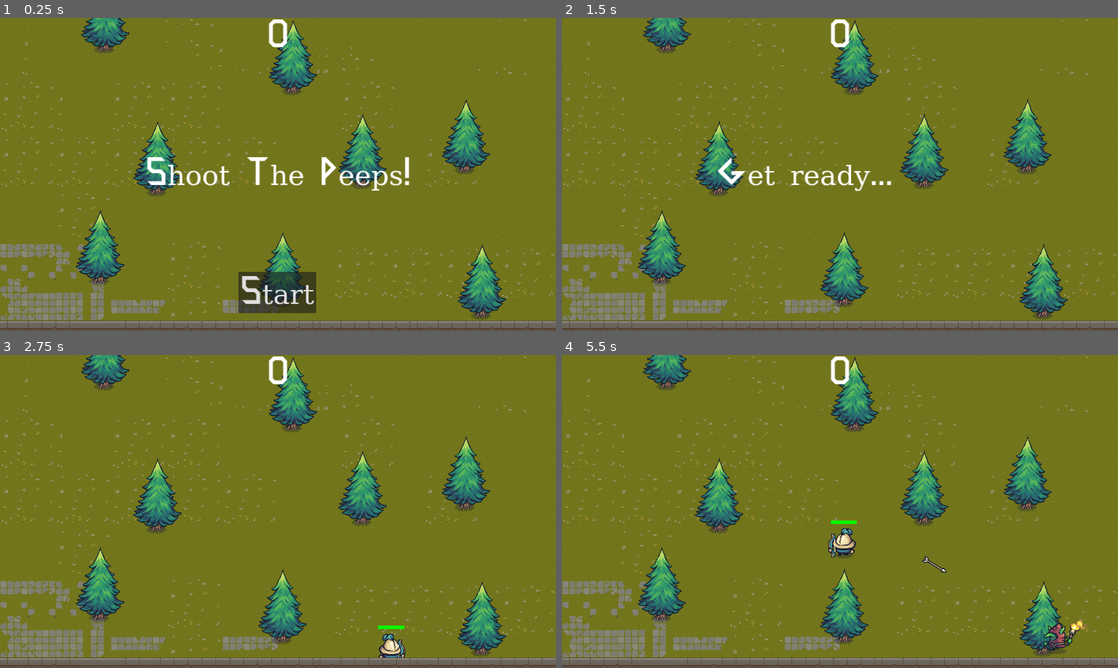
Above: before the commit, frames 1-4 (two rows, left to right).
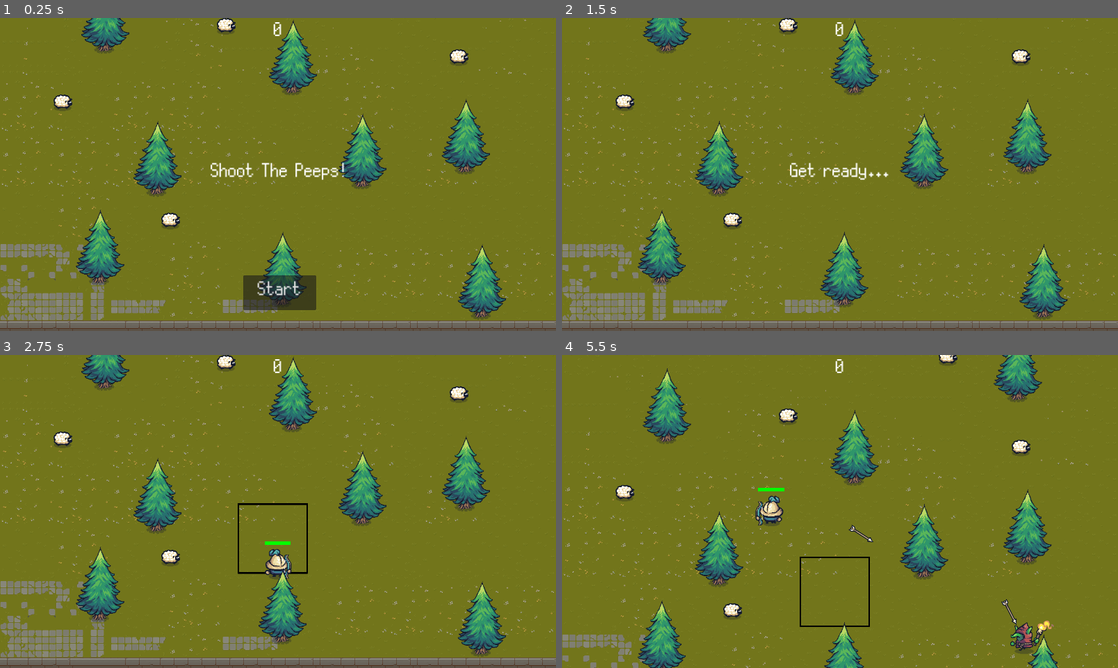
Above: after the commit, the same moments.

Repository: jchendo/Shoot-The-Peeps
Game: Godot game, scene res://scenes/main.tscn
Two runs of this game, one before a commit and one after it. Both use one fixed random seed, a clock stepped at 60 frames per second and the inputs below.
Inputs:
- Up to frame 1 (0.25 s): no input
- Up to frame 2 (1.5 s): click "Start" at 0.5 s; hold D (move_right) from 1.28 s (still down); tap Space (shoot) at 1.35 s
- Up to frame 3 (2.75 s): release D (move_right) at 2.03 s; hold S (move_down) from 2.03 s (still down); tap Space (shoot) at 2.1 s
- Up to frame 4 (5.5 s): release S (move_down) at 2.78 s; hold D (move_right) 2.78-3.53 s; tap Space (shoot) every 0.75 s from 2.85 to 5.1 s; hold W (move_up) 3.53-4.28 s; hold A (move_left) from 4.28 s (still down)

The runs differ from the first frame. In frame 1, 3.2% of the frame differs, in the area x 9-85%, y 0-95%; in frame 2, 1.7%; in frame 3, 1.8%; in frame 4, 24%, in the area x 0-100%, y 0-100%.

Commit message:
final

Diff:
--- a/barrel.tscn
+++ /dev/null
@@ -1,3 +0,0 @@
-[gd_scene format=3 uid="uid://db8h8as7peobw"]
-
-[node name="Barrel" type="RigidBody2D"]
--- a/project.godot
+++ b/project.godot
@@ -57,3 +57,4 @@
 
 renderer/rendering_method="gl_compatibility"
 renderer/rendering_method.mobile="gl_compatibility"
+textures/vram_compression/import_etc2_astc=true
--- a/scenes/goblin.tscn
+++ b/scenes/goblin.tscn
@@ -1,8 +1,13 @@
-[gd_scene load_steps=25 format=3 uid="uid://kd876yvv7ru4"]
+[gd_scene load_steps=26 format=3 uid="uid://kd876yvv7ru4"]
 
 [ext_resource type="Texture2D" uid="uid://dk55fwcplv0ds" path="res://assets/Factions/Goblins/Troops/Torch/Red/Torch_Red.png" id="1_fg2jn"]
 [ext_resource type="Script" path="res://scripts/goblin.gd" id="1_h3pm8"]
 [ext_resource type="Texture2D" uid="uid://dct01tyv6jmph" path="res://assets/Effects/Fire/Fire.png" id="3_v71q2"]
+[ext_resource type="AudioStream" uid="uid://ep6krgv6pcuf" path="res://assets/Music/Goblin Scream.wav" id="4_uc3m2"]
+
+[sub_resource type="CapsuleShape2D" id="CapsuleShape2D_vf5sn"]
+radius = 19.0
+height = 54.0
 
 [sub_resource type="AtlasTexture" id="AtlasTexture_gxqoi"]
 atlas = ExtResource("3_v71q2")
@@ -155,29 +160,27 @@
 "speed": 12.0
 }]
 
-[sub_resource type="CapsuleShape2D" id="CapsuleShape2D_vf5sn"]
-radius = 19.0
-height = 54.0
-
 [node name="Goblin" type="CharacterBody2D" groups=["mobs"]]
-disable_mode = 1
 collision_layer = 4
-collision_mask = 11
+collision_mask = 3
 motion_mode = 1
 slide_on_ceiling = false
-safe_margin = 0.001
 script = ExtResource("1_h3pm8")
 metadata/_edit_group_ = true
+
+[node name="CollisionShape2D" type="CollisionShape2D" parent="."]
+shape = SubResource("CapsuleShape2D_vf5sn")
+
+[node name="HitTimer" type="Timer" parent="."]
+
+[node name="Death" type="AudioStreamPlayer" parent="."]
+stream = ExtResource("4_uc3m2")
+volume_db = -22.687
+pitch_scale = 0.77
 
 [node name="AnimatedSprite2D" type="AnimatedSprite2D" parent="."]
 sprite_frames = SubResource("SpriteFrames_xdwv5")
 animation = &"hit1"
 
-[node name="CollisionShape2D" type="CollisionShape2D" parent="."]
-shape = SubResource("CapsuleShape2D_vf5sn")
-
-[node name="HitTimer" type="Timer" parent="."]
-wait_time = 0.501
-
+[connection signal="timeout" from="HitTimer" to="." method="_on_hit_timer_timeout"]
 [connection signal="animation_finished" from="AnimatedSprite2D" to="." method="_on_death_animation_finished"]
-[connection signal="timeout" from="HitTimer" to="." method="_on_hit_timer_timeout"]
--- a/scenes/hud.tscn
+++ b/scenes/hud.tscn
@@ -1,7 +1,7 @@
 [gd_scene load_steps=3 format=3 uid="uid://b3ck6xkkw5o1m"]
 
 [ext_resource type="Script" path="res://scripts/hud.gd" id="1_2uu2u"]
-[ext_resource type="FontFile" uid="uid://b07tsgx7t6s5b" path="res://assets/UI/Font/FN OCTAHEDRON v1.0.otf" id="2_quj1n"]
+[ext_resource type="FontFile" uid="uid://j5df48j5neod" path="res://assets/UI/Font/Silver.ttf" id="2_beii7"]
 
 [node name="HUD" type="CanvasLayer"]
 script = ExtResource("1_2uu2u")
@@ -10,31 +10,28 @@
 anchors_preset = 5
 anchor_left = 0.5
 anchor_right = 0.5
-offset_left = -25.0
-offset_right = 25.0
-offset_bottom = 77.0
+offset_left = -10.0
+offset_right = 10.0
+offset_bottom = 72.0
 grow_horizontal = 2
 size_flags_horizontal = 4
-theme_override_fonts/font = ExtResource("2_quj1n")
+theme_override_fonts/font = ExtResource("2_beii7")
 theme_override_font_sizes/font_size = 64
 text = "0"
 
 [node name="Title" type="Label" parent="."]
-anchors_preset = 8
-anchor_left = 0.5
-anchor_top = 0.5
-anchor_right = 0.5
-anchor_bottom = 0.5
-offset_left = -286.5
-offset_top = -43.5
-offset_right = 286.5
-offset_bottom = 43.5
+anchors_preset = -1
+anchor_left = 0.378906
+anchor_top = 0.45
+anchor_right = 0.621094
+anchor_bottom = 0.55
 grow_horizontal = 2
 grow_vertical = 2
 size_flags_horizontal = 6
-theme_override_fonts/font = ExtResource("2_quj1n")
+theme_override_fonts/font = ExtResource("2_beii7")
 theme_override_font_sizes/font_size = 64
 text = "Shoot The Peeps!"
+horizontal_alignment = 1
 metadata/_edit_use_anchors_ = true
 
 [node name="StartButton" type="Button" parent="."]
@@ -44,16 +41,17 @@
 anchor_right = 0.5
 anchor_bottom = 1.0
 offset_left = -80.0
-offset_top = -136.0
-offset_right = 76.0
-offset_bottom = -41.0
+offset_top = -128.0
+offset_right = 88.0
+offset_bottom = -48.0
 grow_horizontal = 2
 grow_vertical = 0
 size_flags_horizontal = 4
 size_flags_vertical = 4
-theme_override_fonts/font = ExtResource("2_quj1n")
+theme_override_fonts/font = ExtResource("2_beii7")
 theme_override_font_sizes/font_size = 64
 text = "Start"
+icon_alignment = 1
 
 [node name="MessageTimer" type="Timer" parent="."]
 wait_time = 2.0
--- a/scenes/main.tscn
+++ b/scenes/main.tscn
@@ -11,6 +11,11 @@
 [ext_resource type="PackedScene" uid="uid://b3ck6xkkw5o1m" path="res://scenes/hud.tscn" id="4_e8i7w"]
 [ext_resource type="Texture2D" uid="uid://b4pjq78dd82qa" path="res://assets/Terrain/TX Tileset Wall.png" id="4_vi4ue"]
 [ext_resource type="PackedScene" uid="uid://y2nxmu2sxjgt" path="res://scenes/tree.tscn" id="7_pdqxr"]
+[ext_resource type="PackedScene" uid="uid://dvduasbeqy0cr" path="res://scenes/sheep.tscn" id="12_ym70r"]
+[ext_resource type="PackedScene" uid="uid://4vc523m1ljoo" path="res://scenes/safezone.tscn" id="13_52rl7"]
+[ext_resource type="AudioStream" uid="uid://dgcvoow752ndx" path="res://assets/Music/death.wav" id="14_ekt6k"]
+[ext_resource type="AudioStream" uid="uid://df02gfljhg50v" path="res://assets/Music/little town - orchestral.ogg" id="15_ksaby"]
+[ext_resource type="AudioStream" uid="uid://bb4yucdr7sxii" path="res://assets/Music/gameover.wav" id="16_dvupo"]
 
 [sub_resource type="TileSetAtlasSource" id="TileSetAtlasSource_j5alf"]
 texture = ExtResource("1_24wjt")
@@ -77,6 +82,7 @@
 [node name="HUD" parent="." instance=ExtResource("4_e8i7w")]
 
 [node name="TileMap" type="TileMap" parent="."]
+z_index = -1
 y_sort_enabled = true
 position = Vector2(-80, -31)
 tile_set = SubResource("TileSet_ayw74")
@@ -87,8 +93,12 @@
 layer_1/name = "Layer1"
 layer_1/tile_data = PackedInt32Array(327688, 524291, 0, 327696, 524291, 0, 327704, 524291, 0, 851992, 524291, 0, 851984 …(1329 unchanged characters)…
 
+[node name="SafeZone" parent="." instance=ExtResource("13_52rl7")]
+z_index = -1
+position = Vector2(576, 243)
+
 [node name="Player" parent="." instance=ExtResource("1_q33en")]
-z_as_relative = false
+y_sort_enabled = true
 position = Vector2(629, 289)
 
 [node name="Tree" parent="." instance=ExtResource("7_pdqxr")]
@@ -120,7 +130,7 @@
 position = Vector2(824, 169)
 
 [node name="MobTimer" type="Timer" parent="."]
-wait_time = 1.5
+wait_time = 5.0
 
 [node name="MobPath" type="Path2D" parent="."]
 position = Vector2(0, -337.821)
@@ -131,8 +141,34 @@
 position = Vector2(-11, -1)
 rotation = -0.00234925
 
+[node name="Sheep" parent="." instance=ExtResource("12_ym70r")]
+position = Vector2(512, -127)
+
+[node name="Sheep2" parent="." instance=ExtResource("12_ym70r")]
+position = Vector2(384, 321)
+
+[node name="Sheep3" parent="." instance=ExtResource("12_ym70r")]
+position = Vector2(1048, -55)
+
+[node name="Sheep4" parent="." instance=ExtResource("12_ym70r")]
+position = Vector2(136, 49)
+
+[node name="Sheep5" parent="." instance=ExtResource("12_ym70r")]
+position = Vector2(880, -263)
+
+[node name="Death" type="AudioStreamPlayer" parent="."]
+stream = ExtResource("14_ekt6k")
+volume_db = -25.148
+
+[node name="Music" type="AudioStreamPlayer" parent="."]
+stream = ExtResource("15_ksaby")
+volume_db = -15.49
+
+[node name="GameOver" type="AudioStreamPlayer" parent="."]
+stream = ExtResource("16_dvupo")
+volume_db = -7.376
+
 [connection signal="start" from="HUD" to="." method="_on_game_start"]
 [connection signal="start" from="HUD" to="HUD" method="_on_start"]
-[connection signal="player_hit" from="Player" to="." method="_on_player_hit"]
 [connection signal="shoot" from="Player" to="." method="_on_player_shoot"]
 [connection signal="timeout" from="MobTimer" to="." method="_on_mob_timer_timeout"]
--- a/scenes/player.tscn
+++ b/scenes/player.tscn
@@ -1,9 +1,11 @@
-[gd_scene load_steps=45 format=3 uid="uid://dib3repi28yf6"]
+[gd_scene load_steps=47 format=3 uid="uid://dib3repi28yf6"]
 
 [ext_resource type="Script" path="res://scripts/player.gd" id="1_71i03"]
 [ext_resource type="Texture2D" uid="uid://ctwdv8lk75i41" path="res://assets/Factions/Knights/Troops/Archer/Archer + Bow/Archer_Bow_Blue.png" id="3_0n4jo"]
 [ext_resource type="Texture2D" uid="uid://cjh05cmmuy0v" path="res://assets/Factions/Knights/Troops/Archer/Archer + Bow/Archer_Blue_(NoArms).png" id="3_dmpm4"]
 [ext_resource type="Texture2D" uid="uid://btiieqaikro32" path="res://assets/Factions/Knights/Troops/Archer/Blue/Archer_Blue.png" id="4_8evdt"]
+[ext_resource type="AudioStream" uid="uid://lwblidclnj4q" path="res://assets/Music/Footstep_Dirt_01.mp3" id="5_pjjcx"]
+[ext_resource type="AudioStream" uid="uid://ybn3yni4si7b" path="res://assets/Music/shoot.ogg" id="6_n5yjs"]
 
 [sub_resource type="AtlasTexture" id="AtlasTexture_savm5"]
 atlas = ExtResource("3_dmpm4")
@@ -335,6 +337,7 @@
 limit_bottom = 920
 
 [node name="health_bar" type="ColorRect" parent="."]
+z_index = 1
 offset_left = -29.0
 offset_top = -54.0
 offset_right = 31.0
@@ -342,4 +345,13 @@
 color = Color(0, 1, 0, 1)
 metadata/_edit_use_anchors_ = true
 
+[node name="Footsteps" type="AudioStreamPlayer" parent="."]
+stream = ExtResource("5_pjjcx")
+volume_db = -11.273
+
+[node name="Bow" type="AudioStreamPlayer" parent="."]
+stream = ExtResource("6_n5yjs")
+volume_db = -10.283
+pitch_scale = 1.49
+
 [connection signal="animation_finished" from="Bow_Animation" to="." method="_on_shoot_animation_finished"]
--- /dev/null
+++ b/scenes/safezone.gd
@@ -0,0 +1,6 @@
+extends StaticBody2D
+
+func _ready() -> void:
+	hide()
+func _process(delta: float) -> void:
+	pass
--- /dev/null
+++ b/scenes/safezone.tscn
@@ -0,0 +1,21 @@
+[gd_scene load_steps=4 format=3 uid="uid://4vc523m1ljoo"]
+
+[ext_resource type="Script" path="res://scenes/safezone.gd" id="1_5imev"]
+[ext_resource type="Texture2D" uid="uid://c6hg215djkfto" path="res://assets/UI/safezone.png" id="2_hk2oj"]
+
+[sub_resource type="RectangleShape2D" id="RectangleShape2D_ntrng"]
+size = Vector2(154.5, 154.5)
+
+[node name="SafeZone" type="StaticBody2D"]
+collision_mask = 4
+script = ExtResource("1_5imev")
+metadata/_edit_group_ = true
+
+[node name="CollisionShape2D" type="CollisionShape2D" parent="."]
+position = Vector2(45.25, 37.25)
+shape = SubResource("RectangleShape2D_ntrng")
+
+[node name="Sprite2D" type="Sprite2D" parent="."]
+position = Vector2(44, 36)
+scale = Vector2(0.528, 0.528)
+texture = ExtResource("2_hk2oj")
--- /dev/null
+++ b/scenes/sheep.tscn
@@ -0,0 +1,134 @@
+[gd_scene load_steps=19 format=3 uid="uid://dvduasbeqy0cr"]
+
+[ext_resource type="Texture2D" uid="uid://cvrt7wav5au6c" path="res://assets/Resources/Sheep/HappySheep_Bouncing.png" id="1_14f7e"]
+[ext_resource type="Texture2D" uid="uid://bkauuggyr0llj" path="res://assets/Resources/Sheep/HappySheep_All.png" id="2_1wu0a"]
+
+[sub_resource type="AtlasTexture" id="AtlasTexture_raxqp"]
+atlas = ExtResource("1_14f7e")
+region = Rect2(0, 0, 128, 128)
+
+[sub_resource type="AtlasTexture" id="AtlasTexture_rrobd"]
+atlas = ExtResource("1_14f7e")
+region = Rect2(128, 0, 128, 128)
+
+[sub_resource type="AtlasTexture" id="AtlasTexture_6xa7e"]
+atlas = ExtResource("1_14f7e")
+region = Rect2(256, 0, 128, 128)
+
+[sub_resource type="AtlasTexture" id="AtlasTexture_wkm3l"]
+atlas = ExtResource("1_14f7e")
+region = Rect2(384, 0, 128, 128)
+
+[sub_resource type="AtlasTexture" id="AtlasTexture_motcm"]
+atlas = ExtResource("1_14f7e")
+region = Rect2(512, 0, 128, 128)
+
+[sub_resource type="AtlasTexture" id="AtlasTexture_e71or"]
+atlas = ExtResource("1_14f7e")
+region = Rect2(640, 0, 128, 128)
+
+[sub_resource type="AtlasTexture" id="AtlasTexture_mum0f"]
+atlas = ExtResource("2_1wu0a")
+region = Rect2(0, 0, 128, 128)
+
+[sub_resource type="AtlasTexture" id="AtlasTexture_45omv"]
+atlas = ExtResource("2_1wu0a")
+region = Rect2(128, 0, 128, 128)
+
+[sub_resource type="AtlasTexture" id="AtlasTexture_e1502"]
+atlas = ExtResource("2_1wu0a")
+region = Rect2(256, 0, 128, 128)
+
+[sub_resource type="AtlasTexture" id="AtlasTexture_al0wm"]
+atlas = ExtResource("2_1wu0a")
+region = Rect2(384, 0, 128, 128)
+
+[sub_resource type="AtlasTexture" id="AtlasTexture_6qtjq"]
+atlas = ExtResource("2_1wu0a")
+region = Rect2(512, 0, 128, 128)
+
+[sub_resource type="AtlasTexture" id="AtlasTexture_r87m1"]
+atlas = ExtResource("2_1wu0a")
+region = Rect2(640, 0, 128, 128)
+
+[sub_resource type="AtlasTexture" id="AtlasTexture_mqoeq"]
+atlas = ExtResource("2_1wu0a")
+region = Rect2(768, 0, 128, 128)
+
+[sub_resource type="AtlasTexture" id="AtlasTexture_ws8na"]
+atlas = ExtResource("2_1wu0a")
+region = Rect2(896, 0, 128, 128)
+
+[sub_resource type="SpriteFrames" id="SpriteFrames_1fv28"]
+animations = [{
+"frames": [{
+"duration": 1.0,
+"texture": SubResource("AtlasTexture_raxqp")
+}, {
+"duration": 1.0,
+"texture": SubResource("AtlasTexture_rrobd")
+}, {
+"duration": 1.0,
+"texture": SubResource("AtlasTexture_6xa7e")
+}, {
+"duration": 1.0,
+"texture": SubResource("AtlasTexture_wkm3l")
+}, {
+"duration": 1.0,
+"texture": SubResource("AtlasTexture_motcm")
+}, {
+"duration": 1.0,
+"texture": SubResource("AtlasTexture_e71or")
+}],
+"loop": true,
+"name": &"bounce",
+"speed": 12.0
+}, {
+"frames": [{
+"duration": 1.0,
+"texture": SubResource("AtlasTexture_mum0f")
+}, {
+"duration": 1.0,
+"texture": SubResource("AtlasTexture_45omv")
+}, {
+"duration": 1.0,
+"texture": SubResource("AtlasTexture_e1502")
+}, {
+"duration": 1.0,
+"texture": SubResource("AtlasTexture_al0wm")
+}, {
+"duration": 1.0,
+"texture": SubResource("AtlasTexture_6qtjq")
+}, {
+"duration": 1.0,
+"texture": SubResource("AtlasTexture_r87m1")
+}, {
+"duration": 1.0,
+"texture": SubResource("AtlasTexture_mqoeq")
+}, {
+"duration": 1.0,
+"texture": SubResource("AtlasTexture_ws8na")
+}],
+"loop": true,
+"name": &"idle",
+"speed": 12.0
+}]
+
+[sub_resource type="CapsuleShape2D" id="CapsuleShape2D_s24qx"]
+radius = 11.9747
+height = 40.0
+
+[node name="Sheep" type="RigidBody2D"]
+mass = 6.434
+gravity_scale = 0.0
+linear_damp = 44.141
+
+[node name="AnimatedSprite2D" type="AnimatedSprite2D" parent="."]
+sprite_frames = SubResource("SpriteFrames_1fv28")
+animation = &"idle"
+frame_progress = 0.967204
+
+[node name="CollisionShape2D" type="CollisionShape2D" parent="."]
+position = Vector2(0, 2)
+rotation = 1.58301
+shape = SubResource("CapsuleShape2D_s24qx")
--- a/scripts/arrow.gd
+++ b/scripts/arrow.gd
@@ -2,7 +2,6 @@
 
 @export var speed = 300
 var arrow_dmg = 10
-signal hit_target
 var direction
 var target
 # Called when the node enters the scene tree for the first time.
@@ -26,5 +25,5 @@
 	fire(target)
 
 func _on_body_entered(body: CharacterBody2D) -> void:
-	target.health -= 10
+	target.health -= arrow_dmg
 	queue_free()
--- a/scripts/goblin.gd
+++ b/scripts/goblin.gd
@@ -3,6 +3,7 @@
 signal hit_player
 signal hit_goblin
 signal died
+var dead = false
 var health = randi_range(10,30)
 var direction = 0
 var player ## for hunting purposes
@@ -14,37 +15,35 @@
 
 # Called every frame. 'delta' is the elapsed time since the previous frame.
 func _process(delta: float) -> void:
-	velocity = Vector2(randf_range(150.0, 250), 0)
-	if health <= 0:
-		$AnimatedSprite2D.play("death")
-		remove_from_group("mobs")
-		velocity = Vector2.ZERO
-	else:
+	velocity = Vector2(randf_range(150.0, 250), 50)
+	remove_from_group("untargetables") ## make mobs targetable again
+	if health > 0:
 		## if alive, hunt player (update direction & move)
 		hunt_player(player)
 		velocity = velocity.rotated(direction)
-		if (player.position - position).length_squared() < 500:
-			$AnimatedSprite2D.play("hit1")
-			$HitTimer.start()
+		if velocity.x < 0:
+			$AnimatedSprite2D.flip_h = true
 		else:
-			$HitTimer.stop()
-			$AnimatedSprite2D.play("run")
-			if velocity.x < 0:
-				$AnimatedSprite2D.flip_h = true
-			else:
-				$AnimatedSprite2D.flip_h = false
-	var collision = move_and_collide(velocity * delta)
-	if collision:
-		if collision.get_collider().name == 'Player' && hittable:
-			hit_player.emit()
-			hittable = false
-			$HitTimer.start()
-		elif 'Tree' in collision.get_collider().name:
-			velocity = velocity.slide(collision.get_normal()) * 2
-		elif 'arrow' in collision.get_collider().name:
-			print("hello")
-			_on_arrow_entered()
-
+			$AnimatedSprite2D.flip_h = false
+		var collision = move_and_collide(velocity * delta)
+		if collision:
+			if collision.get_collider().name == 'Player' && hittable:
+				$AnimatedSprite2D.play("hit1")
+				hit_player.emit()
+				hittable = false
+				$HitTimer.start()
+			elif 'Tree' in collision.get_collider().name or 'Sheep' in collision.get_collider().name:
+				velocity = velocity.slide(collision.get_normal())
+				move_and_slide()
+			if collision.get_collider().name == 'SafeZone':
+				add_to_group("untargetables") ## to make it impossible to shoot them while in safezone
+				velocity = velocity.slide(collision.get_normal())
+				move_and_slide()
+	elif not dead:
+		dead = true
+		$AnimatedSprite2D.play("death")
+		velocity = Vector2.ZERO
+		remove_from_group("mobs")
 func hunt_player(_player):
 	player = _player
 	direction = position.angle_to_point(player.position)
@@ -58,4 +57,6 @@
 	queue_free()
 
 func _on_hit_timer_timeout() -> void:
-	hittable = true
+	if not dead:
+		$AnimatedSprite2D.play("run")
+		hittable = true
--- a/scripts/main.gd
+++ b/scripts/main.gd
@@ -7,18 +7,28 @@
 @export var arrow_scene : PackedScene
 # Called when the node enters the scene tree for the first time.
 func _ready() -> void:
-	pass ## play music and stuff
+	$Music.play()
 
 func _on_game_start() -> void:
+
 	set_process(true)
+	$SafeZone.show()
+	$Music.stream_paused = false
 	score = 0
+
+	$MobTimer.set_wait_time(1.5)
 	$Player.health = 60
 	$Player/health_bar.size.x = 60
-	$MobTimer.start()
-	$MobTimer.timeout
+	$Player.position = Vector2(630,275)
 	$Player.show()
 
+	$MobTimer.start()
+
 func _on_game_over() -> void:
+	$Music.stream_paused = true
+	$Music.play()
+	$Death.play()
+	$GameOver.play()
 	$Player.hide()
 	$MobTimer.stop()
 	$HUD/Title.text = 'Game Over!!'
@@ -26,7 +36,6 @@
 	$HUD/GameOverTimer.start()
 	for goblin in goblins:
 		goblin.queue_free()
-
 # Called every frame. 'delta' is the elapsed time since the previous frame.
 func _process(delta: float) -> void:
 	goblins = get_tree().get_nodes_in_group("mobs")
@@ -59,21 +68,28 @@
 	if not get_tree().get_nodes_in_group("mobs").is_empty():
 		for goblin in goblins:
 			## shoot at the closest goblin by comparing positions
-			if ($Player.position - goblin.position).length_squared() < delta:
-				delta = ($Player.position - goblin.position).length_squared()
-				target = goblin
+			if goblin not in get_tree().get_nodes_in_group("untargetables"):
+				if ($Player.position - goblin.position).length_squared() < delta:
+					delta = ($Player.position - goblin.position).length_squared()
+					target = goblin
+				else:
+					continue
+			else:
+				continue
+		if target != null:
+			delta = target.position - $Player.position ## repurposing delta for animation selection
+			if delta.y < -75: ## enemy above
+				$Player/Bow_Animation.play("shoot_up")
+			elif delta.y > 75: ## below
+				$Player/Bow_Animation.play("shoot_down")
+			else:
+				$Player/Bow_Animation.play("shoot_horizontal")
 
-		delta = target.position - $Player.position ## repurposing delta for animation selection
-		if delta.y < -75: ## enemy above
-			$Player/Bow_Animation.play("shoot_up")
-		elif delta.y > 75: ## below
-			$Player/Bow_Animation.play("shoot_down")
+			arrow.position = $Player.position
+			arrow.fire(target)
+			add_child(arrow)
 		else:
-			$Player/Bow_Animation.play("shoot_horizontal")
-
-		arrow.position = $Player.position
-		arrow.fire(target)
-		add_child(arrow)
+			pass
 
 func _increase_score():
 	score += 1
--- a/scripts/player.gd
+++ b/scripts/player.gd
@@ -4,7 +4,6 @@
 @export var health = 12
 
 var screen_size
-signal player_hit
 signal shoot
 
 func _ready():
@@ -35,15 +34,20 @@
 	if velocity.length() > 0:
 		velocity = velocity.normalized() * speed
 		$Player_Animation.play("player_move")
+		if $Footsteps.playing == false:
+			$Footsteps.play()
 	else:
 		$Player_Animation.play("idle")
 
 	if Input.is_action_just_pressed("shoot"):
 		shoot.emit()
+		if $Bow.playing == false:
+			$Bow.play()
 
 	#position += velocity * delta
 	position = position.clamp(Vector2(0, -300), screen_size)
 	move_and_slide()
 
+
 func _on_shoot_animation_finished() -> void:
 	$Bow_Animation.play("idle")
Not shown, added: assets/Music/Footstep_Dirt_01.mp3.import
Not shown, added: assets/Music/Goblin Scream.wav.import
Not shown, added: assets/Music/death.wav.import
Not shown, added: assets/Music/gameover.wav.import
Not shown, added: assets/Music/little town - orchestral.ogg.import
Not shown, added: assets/Music/shoot.ogg.import
Binary file added: assets/UI/Font/Silver.ttf
Not shown, added: assets/UI/Font/Silver.ttf.import
Binary file added: assets/UI/safezone.png
Not shown, added: assets/UI/safezone.png.import
Not shown, added: export_presets.cfg
Not shown: 1 places in scenes/main.tscn that only renumber resources
(and 12 more such lines)
